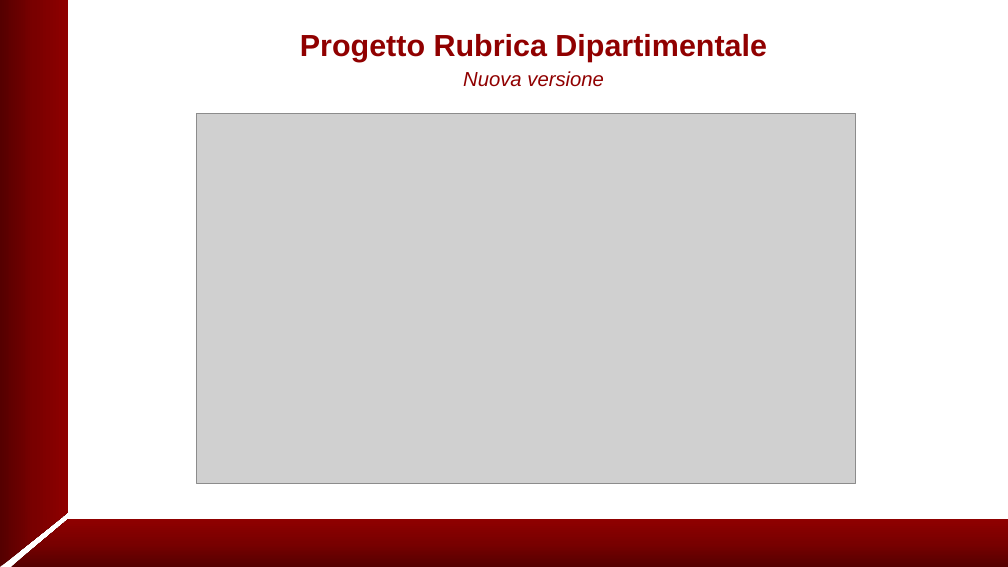
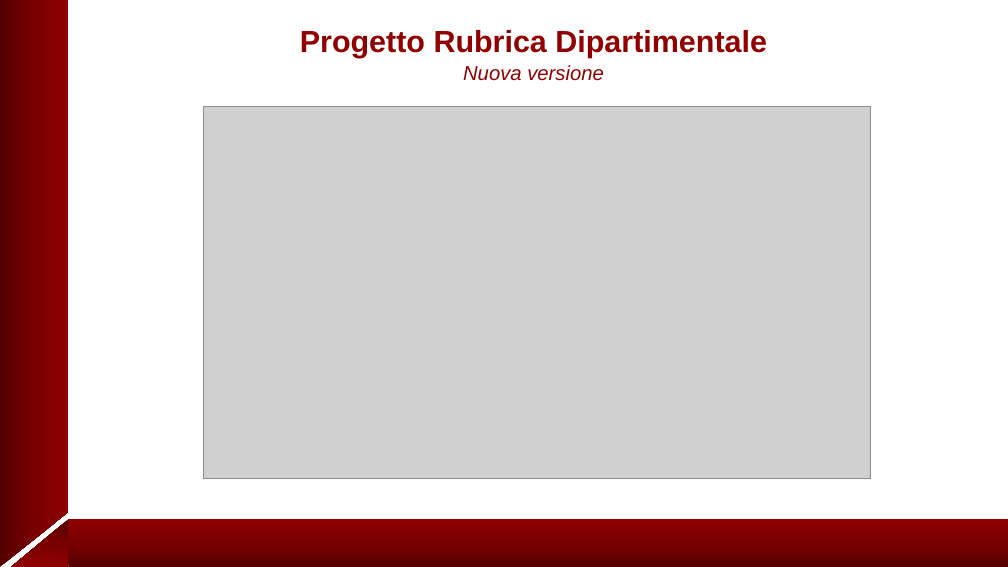
Before and after one commit to VVF334665/rubrica_dipartimentale, a slide deck: slide 4 of doc/presentazioneRubricaDipartimentale.pptx. Drawn at 1008x567 pixels with LibreOffice and Linux fonts; fonts in the diff are those of the drawing; grey boxes stand for pictures; background and template pictures are left out. Boxes give left, top, right and bottom in pixels: in the first picture for what was removed or moved away, otherwise in the second. Text is boxed around its words. In the diff, an @@ line names an element or a change of style, - is before the commit and + after.

Commit message:
- aggiunti screenshot - modificate screenshot nelle presentazione

```diff
--- a/doc/presentazioneRubricaDipartimentale.pptx
+++ b/doc/presentazioneRubricaDipartimentale.pptx
@@ text "Progetto Rubrica Dipartimentale" at <box>300,30,767,81</box>: line spacing 1 to 0.9 @@
@@ picture: place and size @@
-picture at <box>197,113,855,484</box>
+picture at <box>203,106,871,479</box>
@@ fill gradient #550000 to #790000 to #900000 to gradient #550000 to #790000 to #8F0000 in 3 elements at <box>0,512,69,567</box>, <box>69,520,1008,567</box>, <box>11,520,68,567</box> @@
```
Also in this commit, not shown: 12 other slides changed, 2 slides added, 5 other files.
